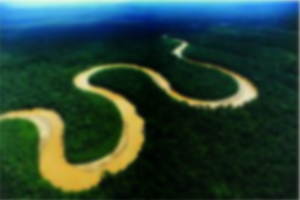
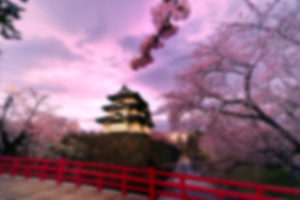
Comparing the layer stacks of the two (300, 200) images. Changes:
renamed "gradient" to "sang-nhat-japan.jpg", showed it, blend soft light → normal, painted on it over [0, 0, 300, 200]
removed layer "download.jpg" over [0, 0, 300, 200]
